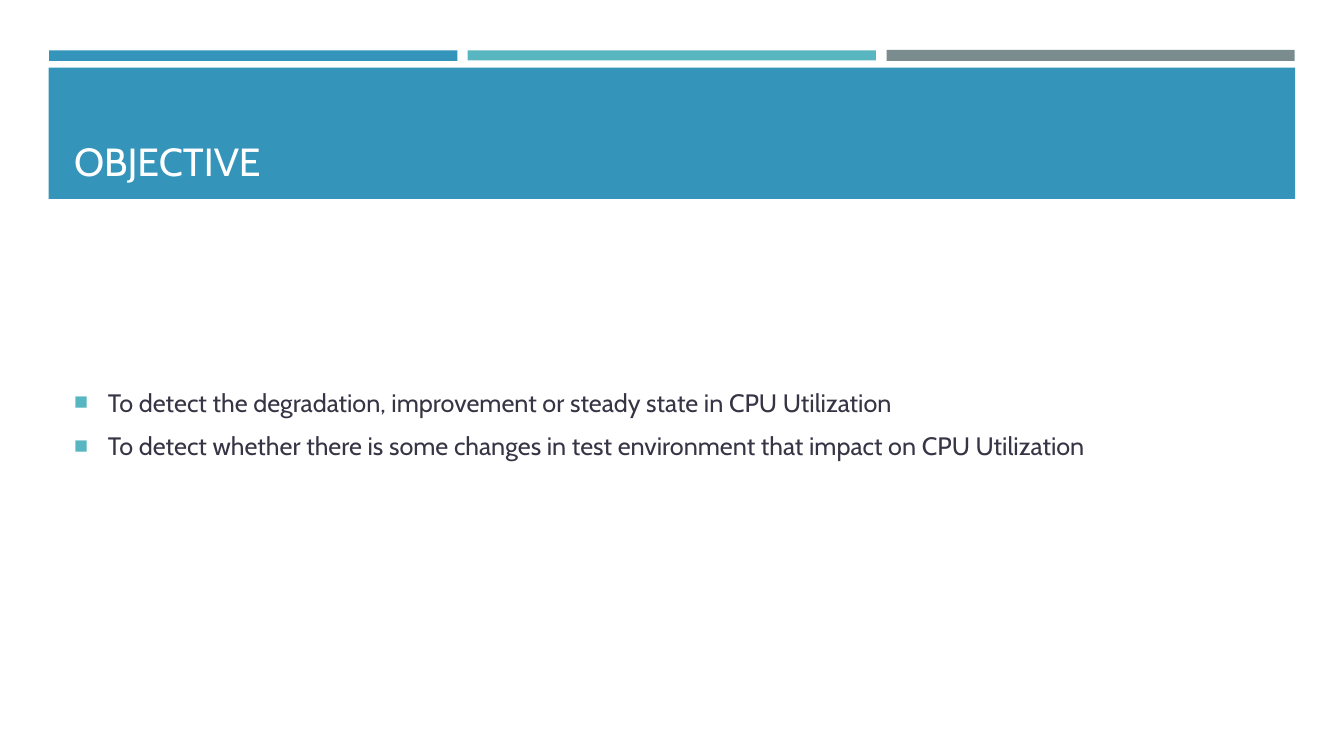
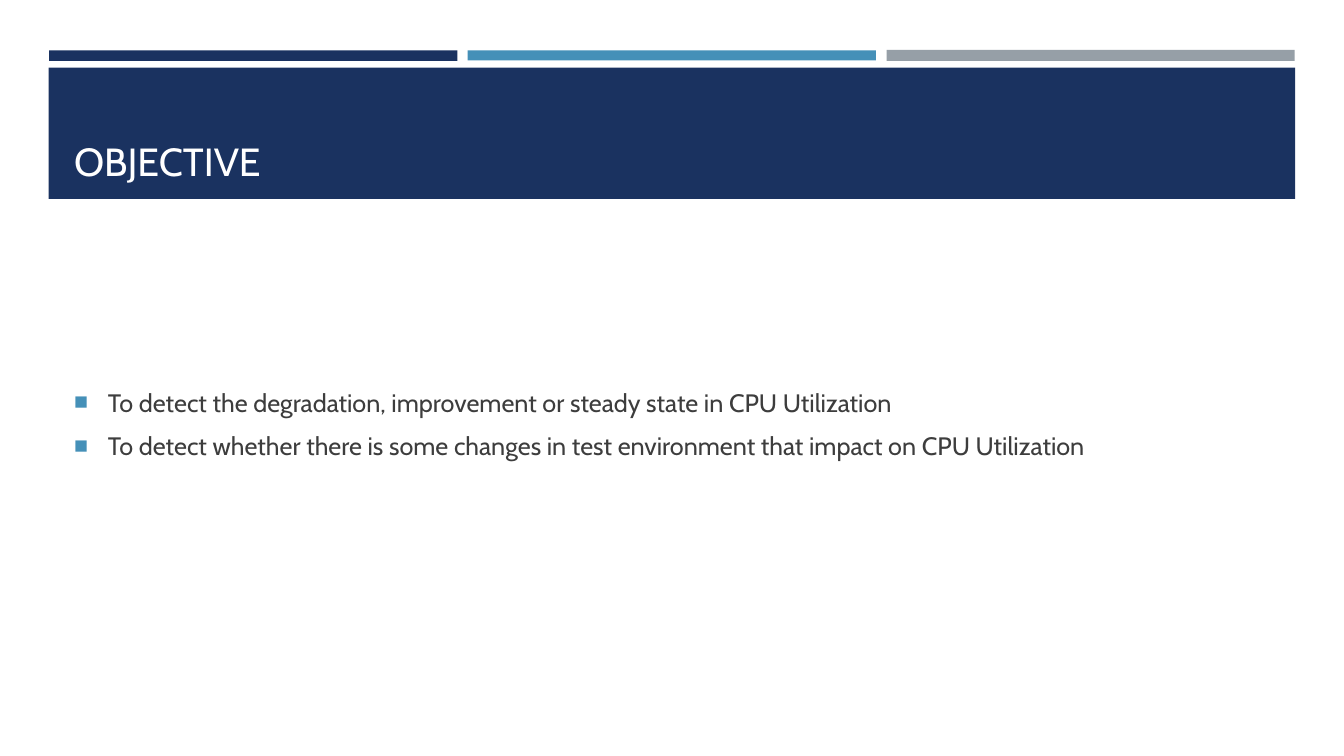
Before and after one commit to araea382/MT, a slide deck: slide 2 of Presentation/1-Proposal seminar.pptx. Drawn at 1344x756 pixels with LibreOffice and Linux fonts; fonts in the diff are those of the drawing. Boxes give left, top, right and bottom in pixels: in the first picture for what was removed or moved away, otherwise in the second. Text is boxed around its words. In the diff, an @@ line names an element or a change of style, - is before the commit and + after.

```diff
--- a/Presentation/1-Proposal seminar.pptx
+++ b/Presentation/1-Proposal seminar.pptx
@@ rectangle at <box>49,50,458,60</box>: fill #3494BA to #1A3260 @@
@@ rectangle at <box>468,50,876,60</box>: fill #58B6C0 to #4590B8 @@
@@ rectangle at <box>886,50,1295,62</box>: fill #7A8C8E to #969FA7 @@
@@ rectangle at <box>48,68,1296,199</box>: fill #3494BA to #1A3260 @@
@@ text "To detect the degradation, improvement ..." at <box>108,393,1085,461</box>: text colour #373545 to #3D3D3D; bullet colour #58B6C0 to #4590B8 @@
```
Also in this commit, not shown: 4 other slides changed, 1 slide added, 1 slide removed, 9 other files.
